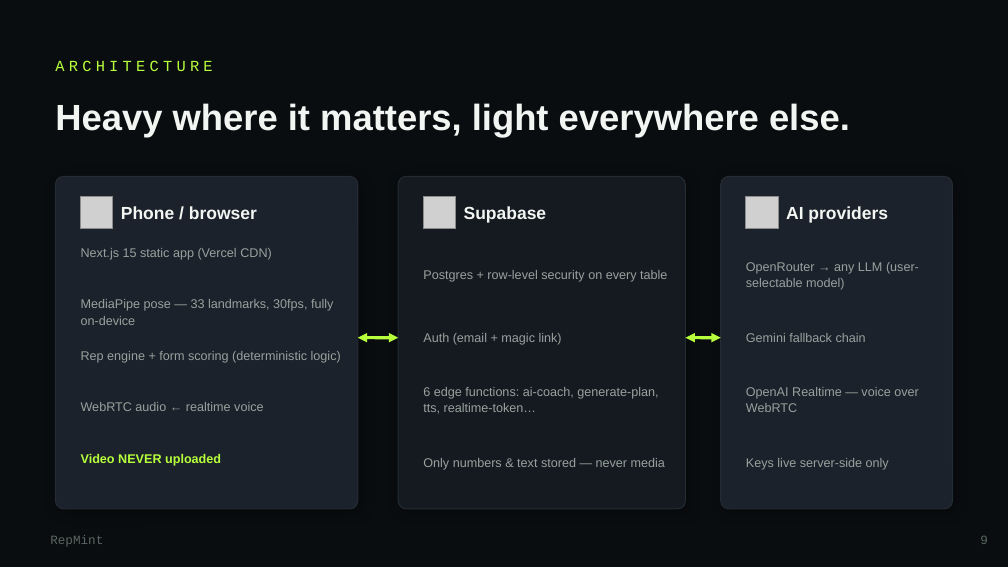
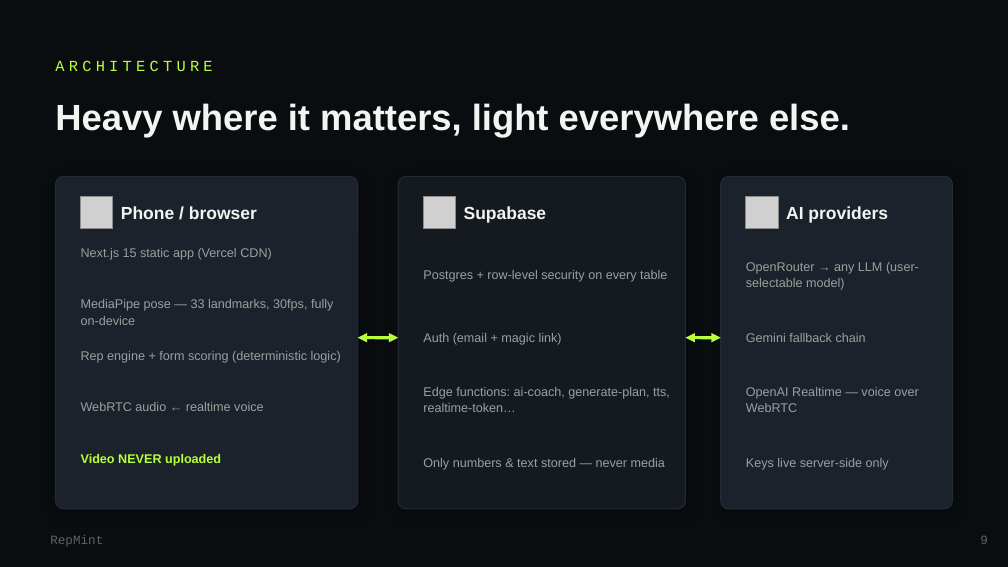
Before and after one commit to simplyYK/repmint, a slide deck: slide 9 of presentation/RepMint-MVP-Deck.pptx. Drawn at 1008x567 pixels with LibreOffice and Linux fonts; fonts in the diff are those of the drawing; grey boxes stand for pictures. Boxes give left, top, right and bottom in pixels: in the first picture for what was removed or moved away, otherwise in the second. Text is boxed around its words. In the diff, an @@ line names an element or a change of style, - is before the commit and + after.

```diff
--- a/presentation/RepMint-MVP-Deck.pptx
+++ b/presentation/RepMint-MVP-Deck.pptx
@@ text at [423, 387, 670, 412]: text changed @@
-6 edge functions: ai-coach, generate-plan, tts, realtime-token…
+Edge functions: ai-coach, generate-plan, tts, realtime-token…
```
Also in this commit, not shown: 5 other slides changed, 11 other files.
